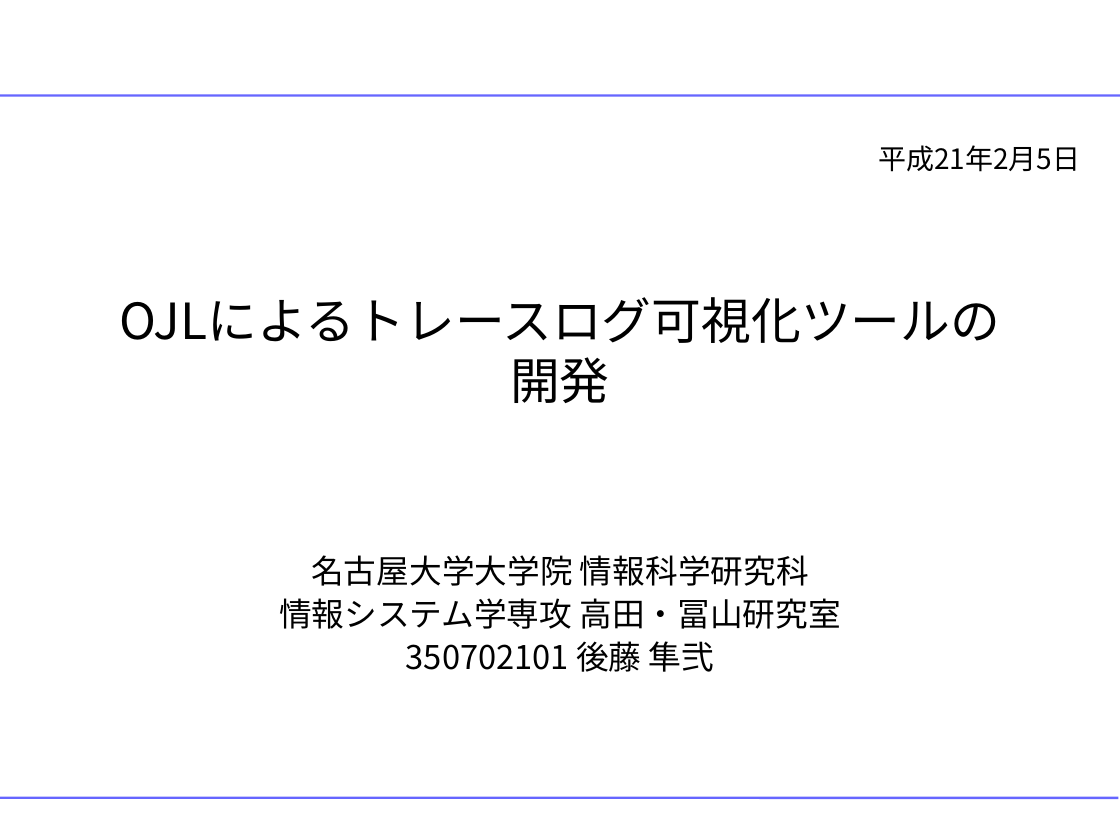
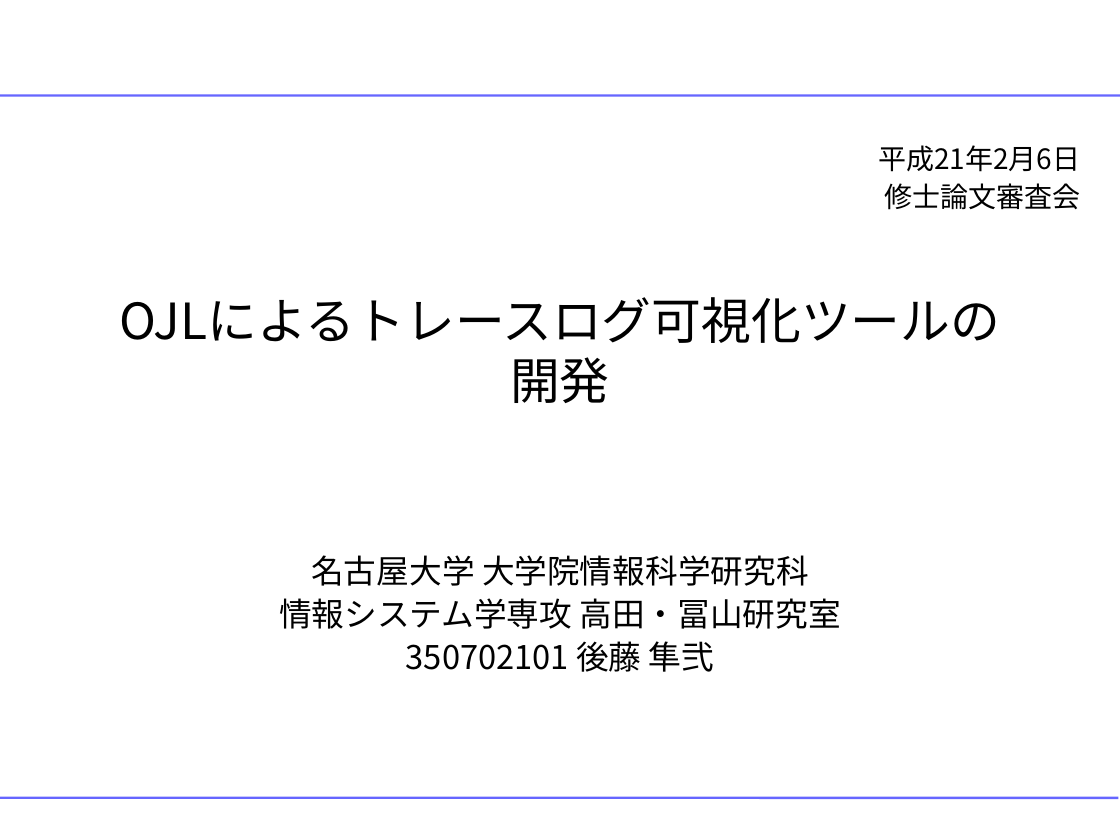
Before and after one commit to YixiaoLi/tlv4mc, a slide deck: slide 1 of doc/masterThesis/2008/goto/goto-thesis-slide.ppt. Drawn at 1120x840 pixels with LibreOffice and Linux fonts; fonts in the diff are those of the drawing; background and template pictures are left out. Boxes give left, top, right and bottom in pixels: in the first picture for what was removed or moved away, otherwise in the second. Text is boxed around its words. In the diff, an @@ line names an element or a change of style, - is before the commit and + after.

```diff
--- a/doc/masterThesis/2008/goto/goto-thesis-slide.ppt
+++ b/doc/masterThesis/2008/goto/goto-thesis-slide.ppt
@@ text at bbox=[878, 145, 1080, 210]: text changed @@
-平成21年2月5日
+平成21年2月6日
+修士論文審査会
@@ subtitle at bbox=[311, 555, 809, 586]: spaces changed @@
-名古屋大学大学院 情報科学研究科
+名古屋大学 大学院情報科学研究科
```
Also in this commit, not shown: 32 other slides changed, 5 slides added, 3 slides removed, 3 other files.
